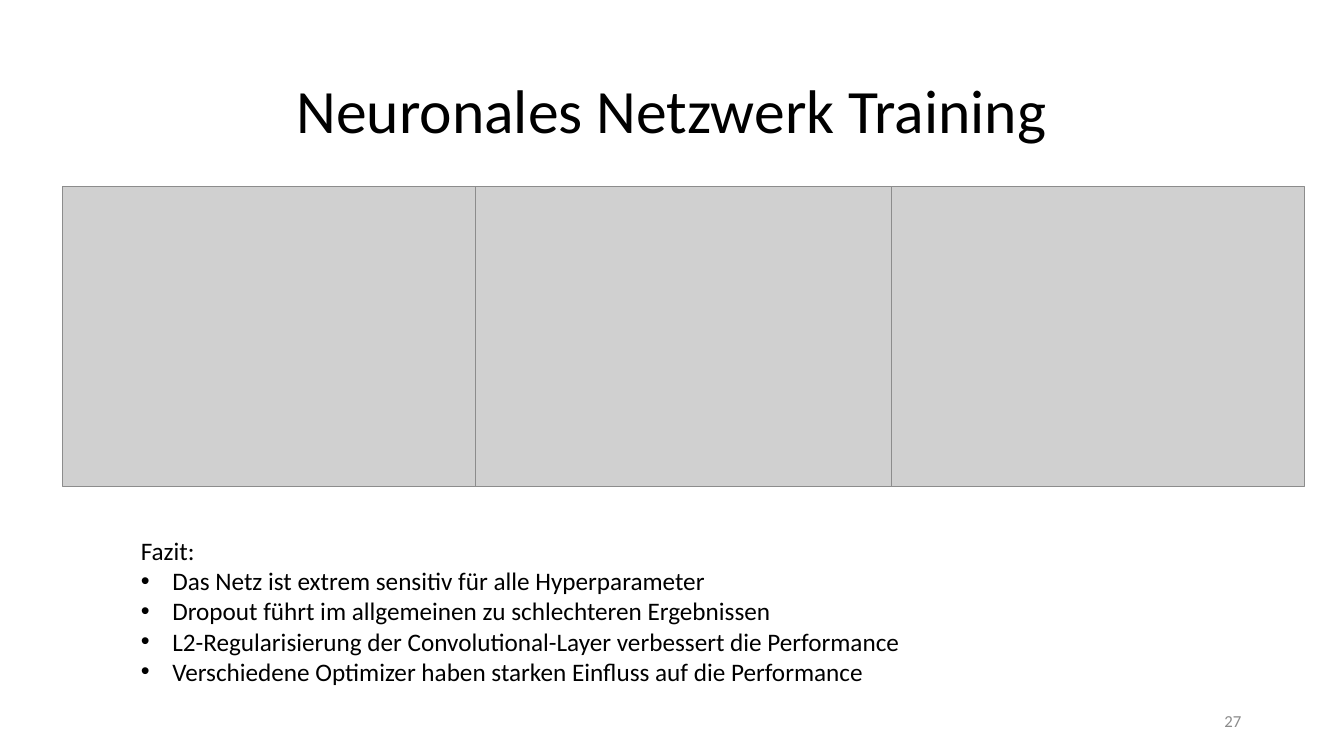
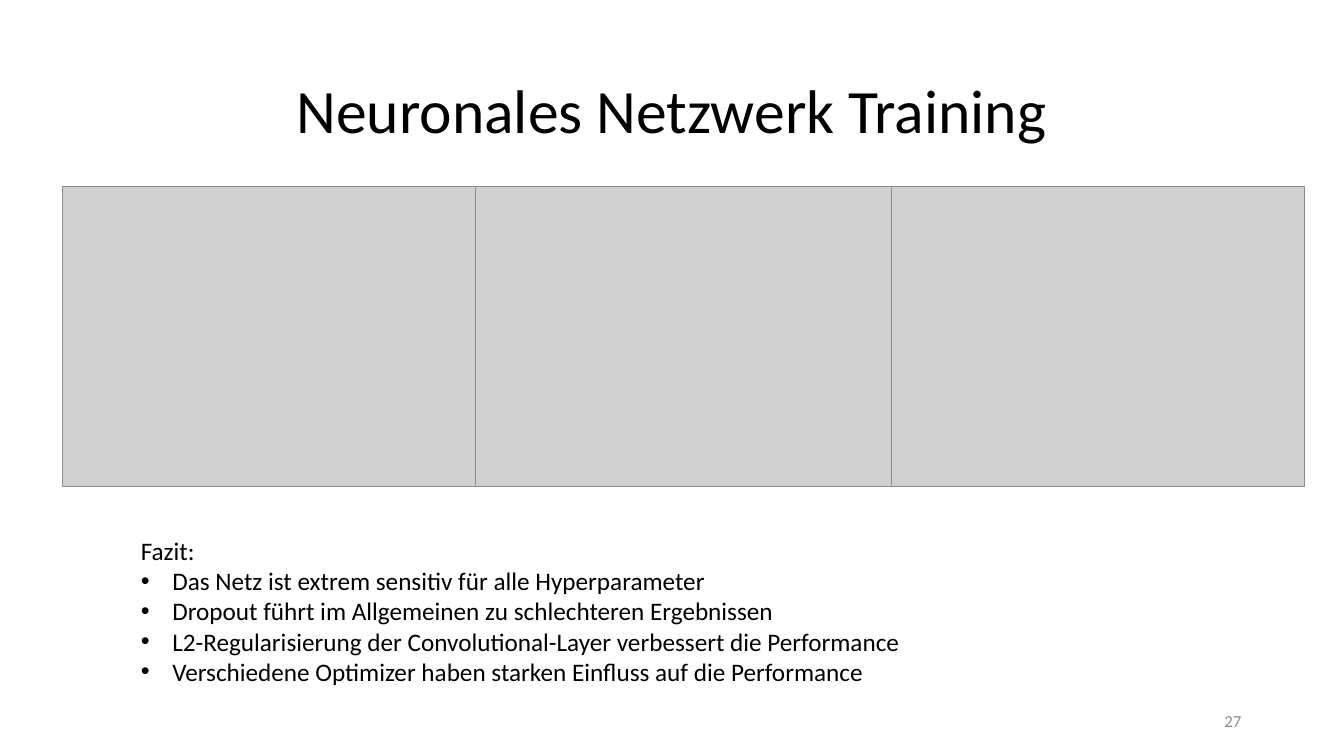
Before and after one commit to LennartKeller/TextklassifikationsProjekt2019, a slide deck: slide 27 of Projektgruppenpräsention.pptx. Drawn at 1344x756 pixels with LibreOffice and Linux fonts; fonts in the diff are those of the drawing; grey boxes stand for pictures. Boxes give left, top, right and bottom in pixels: in the first picture for what was removed or moved away, otherwise in the second. Text is boxed around its words. In the diff, an @@ line names an element or a change of style, - is before the commit and + after.

Commit message:
fix typo

```diff
--- a/Projektgruppenpräsention.pptx
+++ b/Projektgruppenpräsention.pptx
@@ text at <box>172,602,773,625</box>: text changed @@
-• Dropout führt im allgemeinen zu schlechteren Ergebnissen
+• Dropout führt im Allgemeinen zu schlechteren Ergebnissen
```
